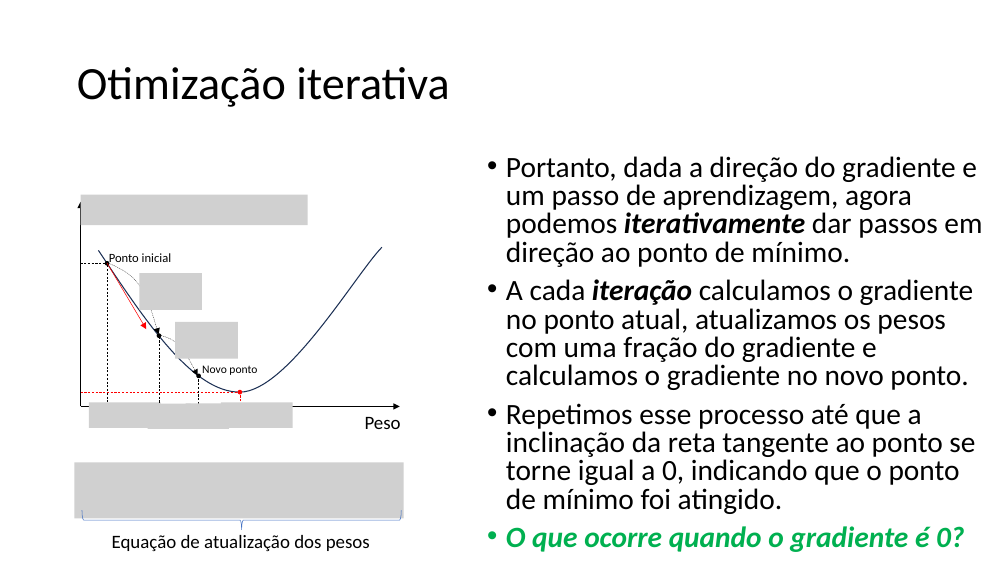
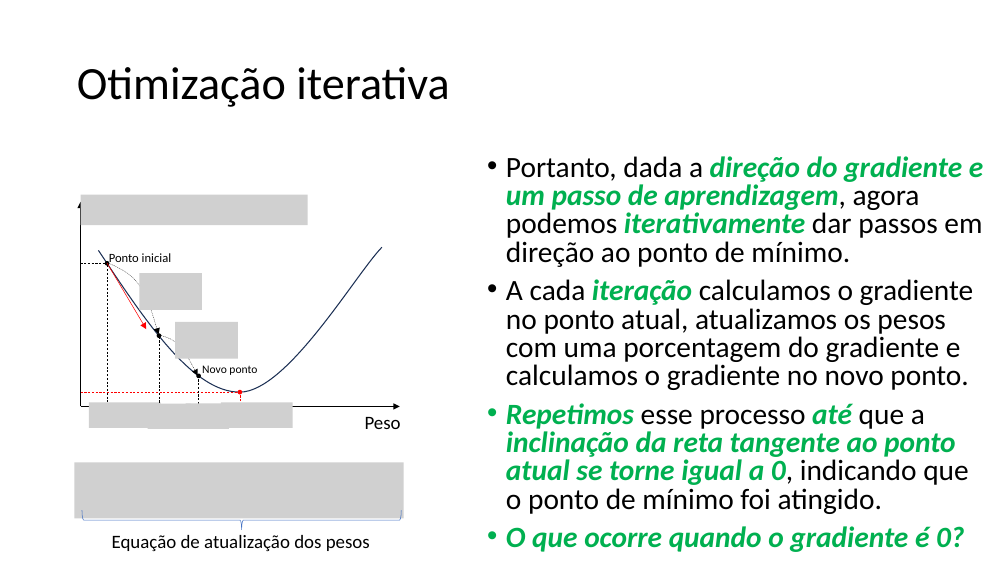
Before and after one commit to zz4fap/tp557-iot-ml, a slide deck: slide 15 of slides/TP557_6_Minimizando_o_erro.pptx. Drawn at 1008x567 pixels with LibreOffice and Linux fonts; fonts in the diff are those of the drawing; grey boxes stand for pictures. Boxes give left, top, right and bottom in pixels: in the first picture for what was removed or moved away, otherwise in the second. Text is boxed around its words. In the diff, an @@ line names an element or a change of style, - is before the commit and + after.

Commit message:
update of slides

```diff
--- a/slides/TP557_6_Minimizando_o_erro.pptx
+++ b/slides/TP557_6_Minimizando_o_erro.pptx
@@ text at (x1=506, y1=156, x2=983, y2=267): text colour #000000 to #00B050, bold on, italic on in "direção do gradiente e um passo de ..." @@
@@ text at (x1=506, y1=279, x2=974, y2=514): text changed @@
-• A cada iteração calculamos o gradiente no ponto atual, atualizamos os pesos com uma fração do gradiente e calculamos o gradiente no novo ponto.
-• Repetimos esse processo até que a inclinação da reta tangente ao ponto se torne igual a 0, indicando que o ponto de mínimo foi atingido.
+• A cada iteração calculamos o gradiente no ponto atual, atualizamos os pesos com uma porcentagem do gradiente e calculamos o gradiente no novo ponto.
+• Repetimos esse processo até que a inclinação da reta tangente ao ponto atual se torne igual a 0, indicando que o ponto de mínimo foi atingido.
```
Also in this commit, not shown: 11 other slides changed, 1 slide added, 1 other file.
